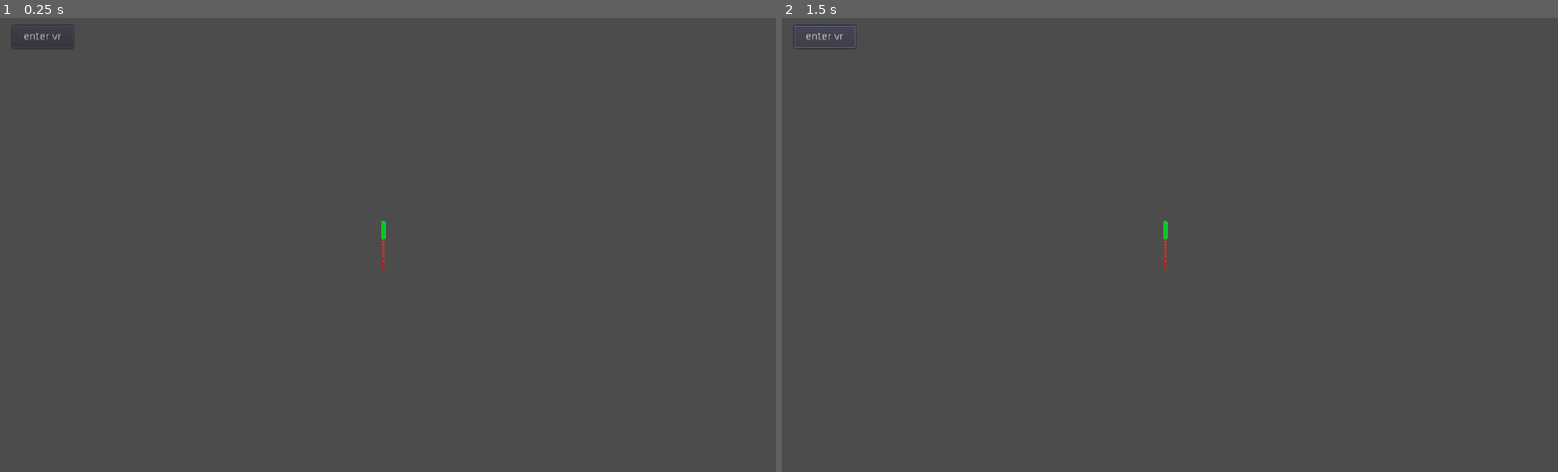
Above: before the commit, frames 1-2 (left to right).
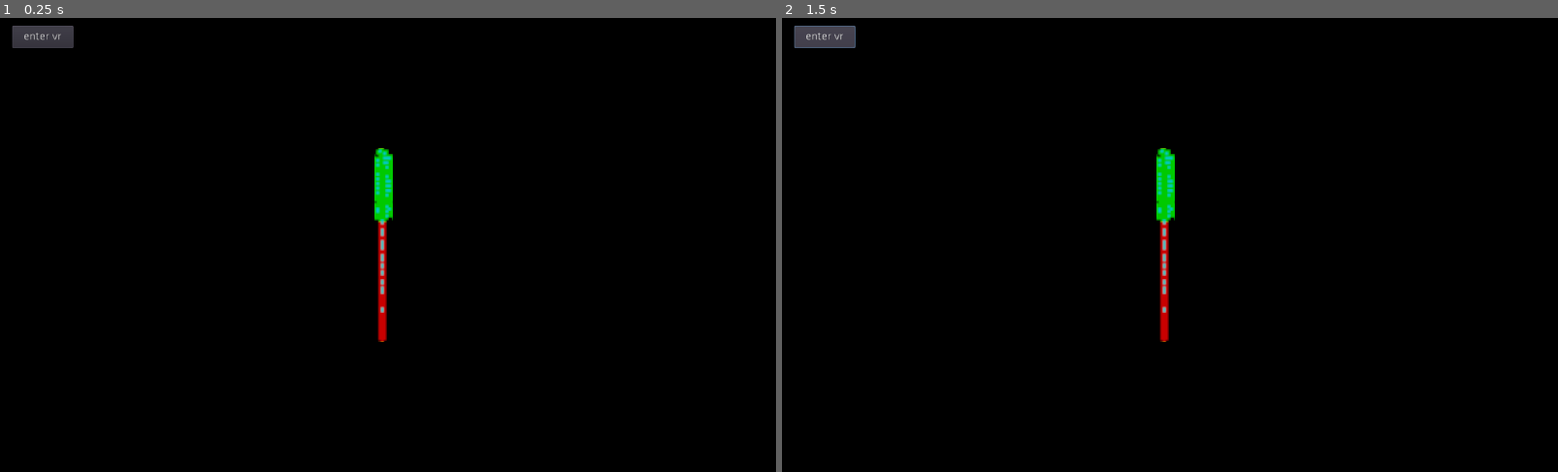
Above: after the commit, the same moments.

Repository: SteveSmith16384/DeathchaseVR
Game: Godot game, scene res://Main.tscn
The game is run twice, just before and just after one commit, with the same random seed, the same clock (stepped at 60 frames per second) and the same inputs.
Inputs:
- Up to frame 1 (0.25 s): no input
- Up to frame 2 (1.5 s): click "enter vr" at 0.5 s; click "enter vr" at 1.25 s

The runs differ from the first frame. In frame 1, 100% of the frame differs, in the area x 0-100%, y 0-100%; in frame 2, 100%.

Commit message:
Can drive forwards

Diff:
--- /dev/null
+++ b/src/Level.gd
@@ -0,0 +1,16 @@
+extends Spatial
+
+
+# Declare member variables here. Examples:
+# var a = 2
+# var b = "text"
+
+
+# Called when the node enters the scene tree for the first time.
+func _ready():
+	pass # Replace with function body.
+
+
+# Called every frame. 'delta' is the elapsed time since the previous frame.
+#func _process(delta):
+#	pass
--- a/src/Level.tscn
+++ b/src/Level.tscn
@@ -1,8 +1,10 @@
-[gd_scene load_steps=2 format=2]
+[gd_scene load_steps=3 format=2]
 
 [ext_resource path="res://Tree.tscn" type="PackedScene" id=1]
+[ext_resource path="res://Level.gd" type="Script" id=2]
 
 [node name="Level" type="Spatial"]
+script = ExtResource( 2 )
 
 [node name="Tree" parent="." instance=ExtResource( 1 )]
 transform = Transform( 1, 0, 0, 0, 1, 0, 0, 0, 1, 0, 0, 3 )
--- a/src/Main.gd
+++ b/src/Main.gd
@@ -1,16 +1,23 @@
 extends Spatial
 
 
-# Declare member variables here. Examples:
-# var a = 2
-# var b = "text"
+func _ready():
+	pass
 
 
-# Called when the node enters the scene tree for the first time.
-func _ready():
-	pass # Replace with function body.
+
+func _on_VRMain_controller_pressed():
+	print("Main: Controller pressed")
+	$Player.accelerate()
+	pass
 
 
-# Called every frame. 'delta' is the elapsed time since the previous frame.
-#func _process(delta):
-#	pass
+func _on_VRMain_controller_released():
+	print("Main: Controller released")
+	$Player.brake()
+	pass
+
+
+func _on_Player_entity_left_area(body):
+	body.queue_free()
+	pass
--- a/src/Main.tscn
+++ b/src/Main.tscn
@@ -1,12 +1,29 @@
-[gd_scene load_steps=4 format=2]
+[gd_scene load_steps=7 format=2]
 
 [ext_resource path="res://Level.tscn" type="PackedScene" id=1]
 [ext_resource path="res://vr/VRMain.tscn" type="PackedScene" id=2]
 [ext_resource path="res://Main.gd" type="Script" id=3]
+[ext_resource path="res://Player.tscn" type="PackedScene" id=4]
+
+[sub_resource type="ProceduralSky" id=1]
+ground_bottom_color = Color( 0.615686, 1, 0, 1 )
+
+[sub_resource type="Environment" id=2]
+background_mode = 3
+background_sky = SubResource( 1 )
 
 [node name="Main" type="Spatial"]
 script = ExtResource( 3 )
 
 [node name="Level" parent="." instance=ExtResource( 1 )]
 
-[node name="VRMain" parent="." instance=ExtResource( 2 )]
+[node name="Player" parent="." instance=ExtResource( 4 )]
+
+[node name="VRMain" parent="Player" instance=ExtResource( 2 )]
+
+[node name="WorldEnvironment" type="WorldEnvironment" parent="."]
+environment = SubResource( 2 )
+
+[connection signal="entity_left_area" from="Player" to="." method="_on_Player_entity_left_area"]
+[connection signal="controller_pressed" from="Player/VRMain" to="." method="_on_VRMain_controller_pressed"]
+[connection signal="controller_released" from="Player/VRMain" to="." method="_on_VRMain_controller_released"]
--- /dev/null
+++ b/src/Player.gd
@@ -0,0 +1,37 @@
+extends KinematicBody
+
+signal entity_left_area
+
+var accel = false
+var speed: float = 0
+var dir = Vector3.FORWARD
+
+
+func _ready():
+	pass
+
+
+func _process(delta):
+	if accel:
+		speed += 1
+	else:
+		speed -= 1
+		if speed < 0:
+			speed = 0
+
+	self.move_and_slide(dir * speed, Vector3.UP)
+	pass
+
+
+func accelerate():
+	accel = true
+	pass
+
+
+func brake():
+	accel = false
+	pass
+
+func _on_RemovalArea_body_shape_exited(body_id, body, body_shape, local_shape):
+	emit_signal("entity_left_area", body)
+	pass
--- /dev/null
+++ b/src/Player.tscn
@@ -0,0 +1,23 @@
+[gd_scene load_steps=4 format=2]
+
+[ext_resource path="res://Player.gd" type="Script" id=1]
+
+[sub_resource type="CapsuleShape" id=1]
+radius = 0.5
+
+[sub_resource type="SphereShape" id=2]
+radius = 35.0
+
+[node name="Player" type="KinematicBody"]
+script = ExtResource( 1 )
+
+[node name="CollisionShape" type="CollisionShape" parent="."]
+transform = Transform( 1, 0, 0, 0, -4.37114e-08, -1, 0, 1, -4.37114e-08, 0, 0, 0 )
+shape = SubResource( 1 )
+
+[node name="RemovalArea" type="Area" parent="."]
+
+[node name="CollisionShape" type="CollisionShape" parent="RemovalArea"]
+shape = SubResource( 2 )
+
+[connection signal="body_shape_exited" from="RemovalArea" to="." method="_on_RemovalArea_body_shape_exited"]
--- a/src/Tree.tscn
+++ b/src/Tree.tscn
@@ -1,8 +1,16 @@
-[gd_scene load_steps=2 format=2]
+[gd_scene load_steps=3 format=2]
 
 [ext_resource path="res://assets/tree.png" type="Texture" id=1]
 
-[node name="Tree" type="Spatial"]
+[sub_resource type="BoxShape" id=1]
+extents = Vector3( 0.184332, 1.68459, 0.261138 )
+
+[node name="Tree" type="StaticBody"]
+
+[node name="CollisionShape" type="CollisionShape" parent="."]
+shape = SubResource( 1 )
 
 [node name="Sprite3D" type="Sprite3D" parent="."]
+transform = Transform( 4, 0, 0, 0, 4, 0, 0, 0, 4, 0, 0, 0 )
+billboard = 1
 texture = ExtResource( 1 )
--- a/src/vr/VRMain.gd
+++ b/src/vr/VRMain.gd
@@ -1,7 +1,13 @@
 extends Spatial
+
+signal controller_pressed
+signal controller_released
 
 var webxr_interface
 var vr_supported = false
+
+var controller_orientation : Basis
+var controller: ARVRPositionalTracker
 
 func _ready() -> void:
 	$Button.connect("pressed", self, "_on_Button_pressed")
@@ -78,6 +84,8 @@
 	# work a little differently in 'bounded-floor' versus 'local-floor'.
 	print ("Reference space type: " + webxr_interface.reference_space_type)
 
+	controller = webxr_interface.get_controller(1)
+	pass
 
 func _webxr_session_ended() -> void:
 	$Button.visible = true
@@ -122,20 +130,23 @@
 func _webxr_on_select(controller_id: int) -> void:
 	print("Select: " + str(controller_id))
 
-	var controller: ARVRPositionalTracker = webxr_interface.get_controller(controller_id)
-	print ("Orientation: " + str(controller.get_orientation()))
-	print ("Position: " + str(controller.get_position()))
+#	var controller: ARVRPositionalTracker = webxr_interface.get_controller(controller_id)
+#	print ("Orientation: " + str(controller.get_orientation()))
+#	print ("Position: " + str(controller.get_position()))
 
-	$Sprite3D.translation = controller.get_position() + (controller.get_orientation().get_euler() * 3)
 	pass
 
 
 func _webxr_on_select_start(controller_id: int) -> void:
 	print("Select Start: " + str(controller_id))
+	emit_signal("controller_pressed")
+	pass
 
 
 func _webxr_on_select_end(controller_id: int) -> void:
 	print("Select End: " + str(controller_id))
+	emit_signal("controller_released")
+	pass
 
 
 func _webxr_on_squeeze(controller_id: int) -> void:
@@ -148,3 +159,7 @@
 
 func _webxr_on_squeeze_end(controller_id: int) -> void:
 	print("Squeeze End: " + str(controller_id))
+
+
+func get_controller_orientation():
+	return self.controller_orientation
--- a/src/vr/VRMain.tscn
+++ b/src/vr/VRMain.tscn
@@ -7,8 +7,6 @@
 
 [sub_resource type="CubeMesh" id=2]
 size = Vector3( 0.1, 0.1, 0.1 )
-
-[sub_resource type="Environment" id=3]
 
 [node name="VRMain" type="Spatial"]
 script = ExtResource( 1 )
@@ -39,6 +37,3 @@
 [node name="MeshInstance" type="MeshInstance" parent="ARVROrigin/RightController"]
 mesh = SubResource( 2 )
 material/0 = null
-
-[node name="WorldEnvironment" type="WorldEnvironment" parent="."]
-environment = SubResource( 3 )
Not shown: 1 places in src/vr/VRMain.tscn that only renumber resources
